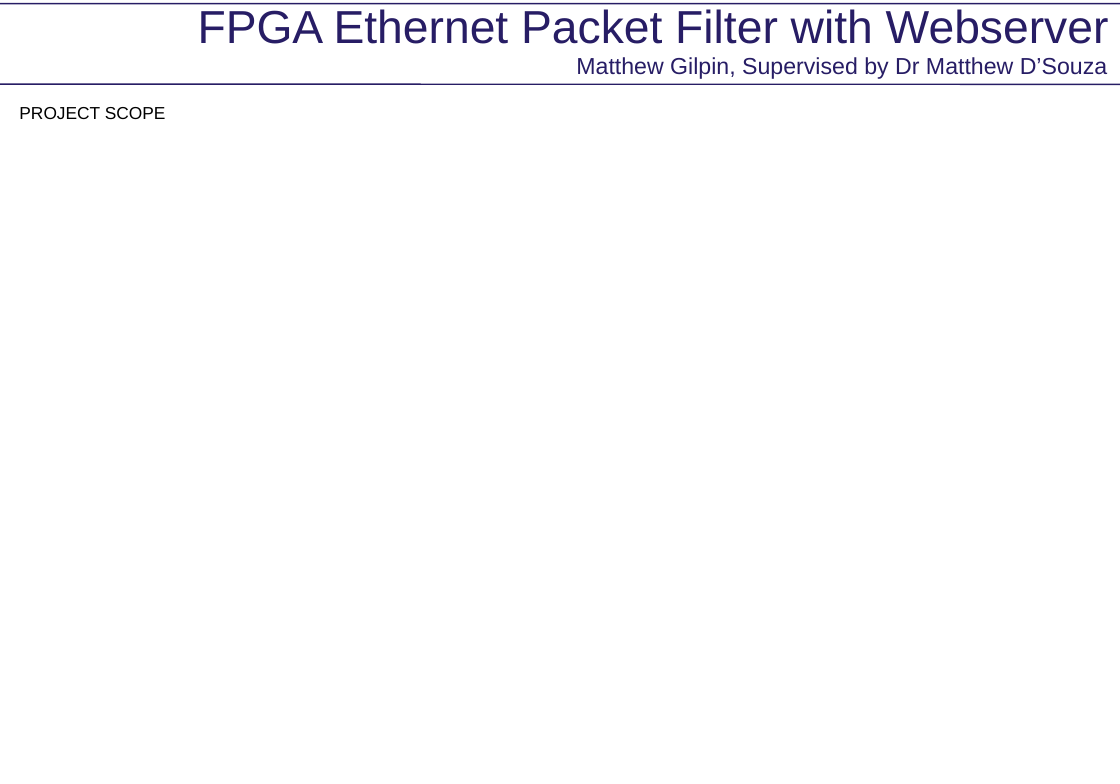
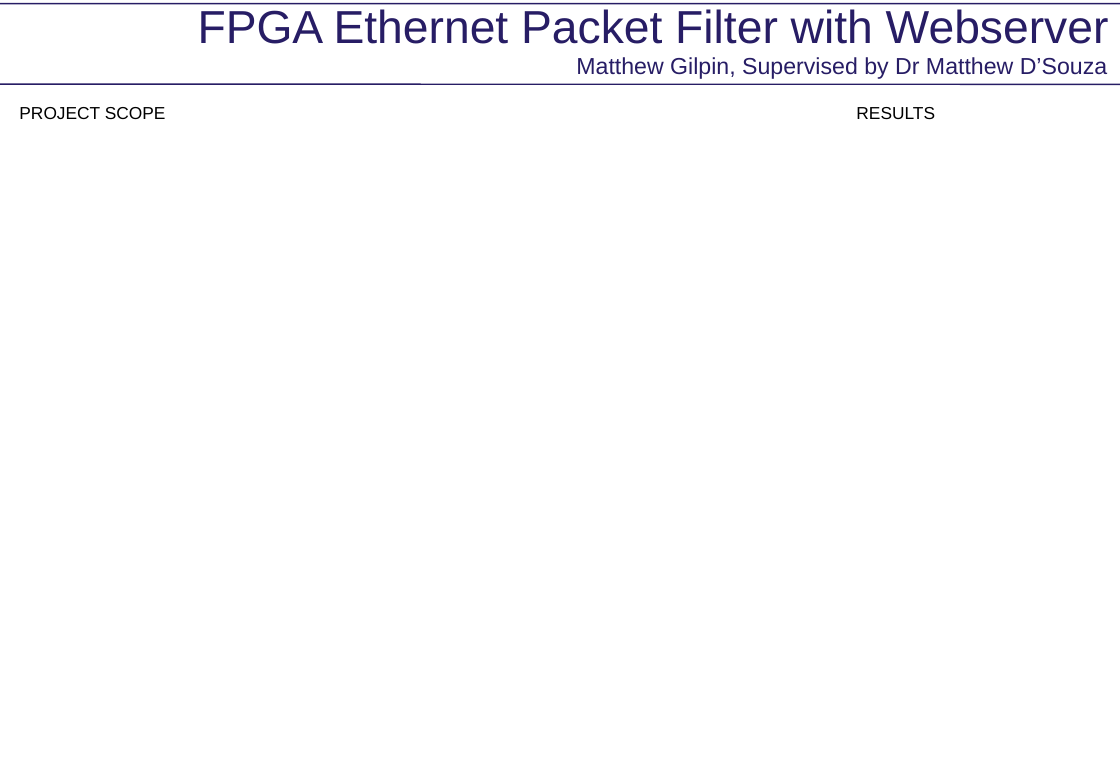
Before and after one commit to matty0005/thesis, a slide deck: slide 1 of poster/poster_matthew_gilpin.pptx. Drawn at 1120x784 pixels with LibreOffice and Linux fonts; fonts in the diff are those of the drawing; background and template pictures are left out. Boxes give left, top, right and bottom in pixels: in the first picture for what was removed or moved away, otherwise in the second. Text is boxed around its words. In the diff, an @@ line names an element or a change of style, - is before the commit and + after.

Commit message:
Updated powerpoint for poster

```diff
--- a/poster/poster_matthew_gilpin.pptx
+++ b/poster/poster_matthew_gilpin.pptx
@@ text added at (x1=856, y1=107, x2=935, y2=119), 18 pt, text #000000 @@
+RESULTS
```
